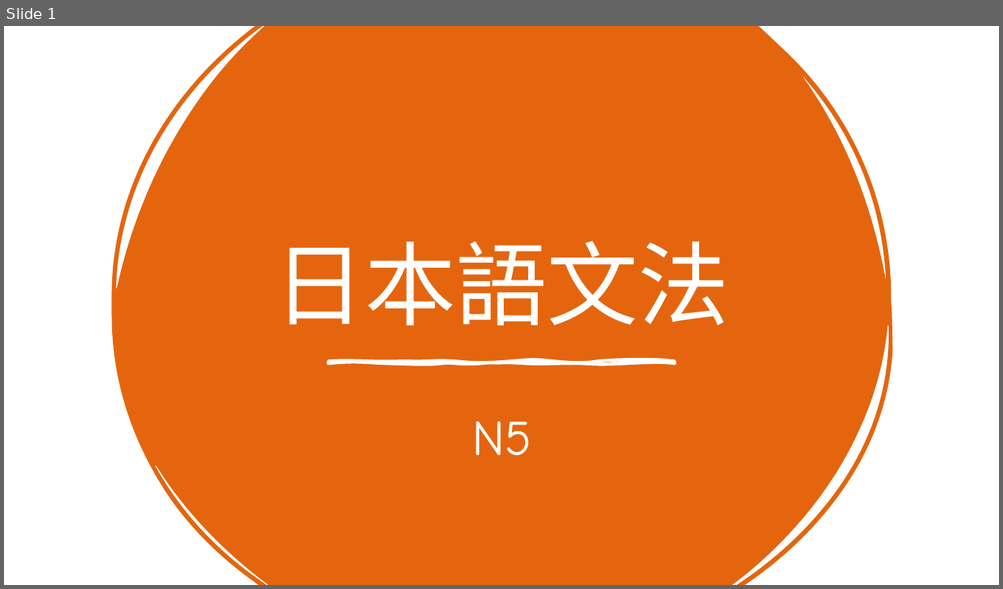
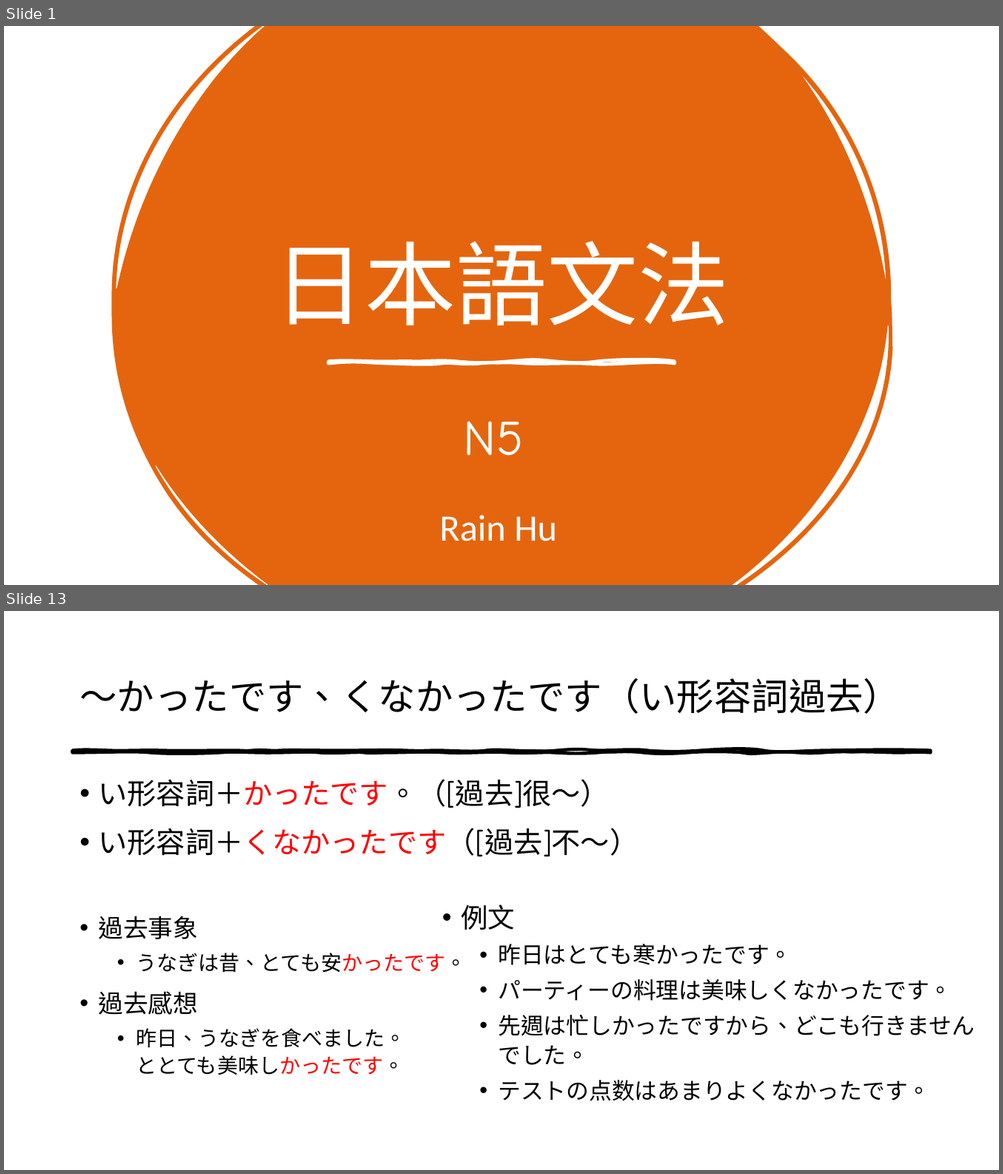
Before and after one commit to intervalrain/intervalrain.github.io, a slide deck: content/posts/jp/ppt/n5.pptx. Shown one above the other, each under a label of ours: slide 1 before the commit, slides 1 and 13 after it; the slides between them are not shown. The pictures are 1003x589 and 1003x1174 pixels, drawn with LibreOffice and Linux fonts; fonts in the diff are those of the drawing. Boxes give left, top, right and bottom in pixels: in the first picture for what was removed or moved away, otherwise in the second. Text is boxed around its words. In the diff, an @@ line names an element or a change of style, - is before the commit and + after.

```diff
--- a/content/posts/jp/ppt/n5.pptx
+++ b/content/posts/jp/ppt/n5.pptx
@@ slide 13 added at (4,611,999,1170), background #FFFFFF @@
@@ title added at (79,678,900,714), 36 pt, text #000000 @@
+〜かったです、くなかったです（い形容詞過去）
@@ freeform shape added at (73,751,930,753), fill #000000, outline #000000 3 pt @@
@@ text added at (99,779,639,1076), 20 pt, text #000000 @@
+• い形容詞＋かったです。（[過去]很〜）
+• い形容詞＋くなかったです（[過去]不〜）
+• 過去事象
+  • うなぎは昔、とても安かったです。
+• 過去感想
+  • 昨日、うなぎを食べました。
+    ととても美味しかったです。
@@ text added at (461,905,974,1102), 22 pt, text #000000 @@
+• 例文
+  • 昨日はとても寒かったです。
+  • パーティーの料理は美味しくなかったです。
+  • 先週は忙しかったですから、どこも行きませんでした。
+  • テストの点数はあまりよくなかったです。
@@ slide 1 changed as well @@
@@ subtitle "N5": place and size @@
-subtitle "N5" at (472,421,532,456)
+subtitle "N5" at (464,421,523,456)
@@ text added at (439,515,557,542), 36 pt, text #FFFFFF @@
+Rain Hu
```
Also in this commit, not shown: 19 other slides added, 1 slide removed.
